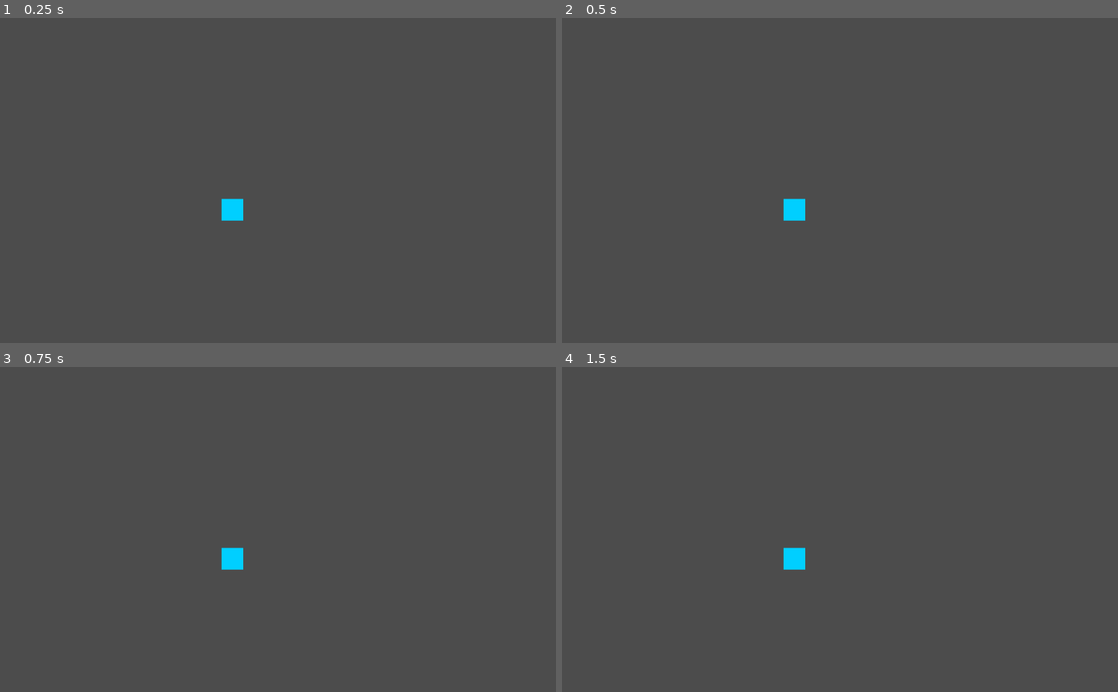
Above: before the commit, frames 1-4 (two rows, left to right).
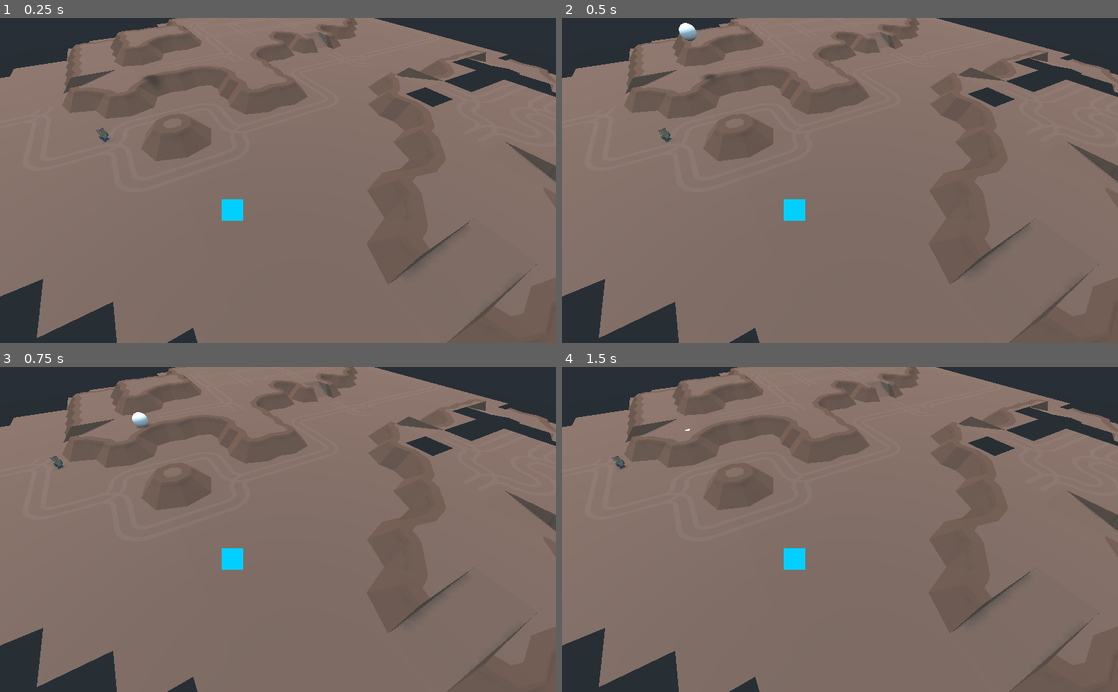
Above: after the commit, the same moments.

Repository: GameDrivenDesign/crusaders-guide-to-die-ning
Game: Godot game, scene res://game/game.tscn
Two runs of this game, one before a commit and one after it. Both use one fixed random seed, a clock stepped at 60 frames per second and the inputs below.
Inputs (mouse positions are in pixels of both pictures, inside the frame that each line leads up to):
- Up to frame 1 (0.25 s): no input
- Up to frame 2 (0.5 s): no input
- Up to frame 3 (0.75 s): tap Enter (ui_accept) at 0.5 s; move the mouse to (400, 513) at 0.52 s; hold Right (ui_right) from 0.53 s (still down); click (400, 513) at 0.6 s
- Up to frame 4 (1.5 s): tap Enter (ui_accept) at 0.77 s; move the mouse to (728, 545) at 1.27 s; release Right (ui_right) at 1.28 s; hold Down (ui_down) from 1.28 s (still down); click (728, 545) at 1.35 s

The runs differ from the first frame. In frame 1, 98% of the frame differs, in the area x 0-100%, y 0-100%; in frame 2, 98%; in frame 3, 98%; in frame 4, 98%.
Error in both runs: Assertion failed. (res://addons/multiplayer/NetworkGame.gd:84)

Commit message:
scale astronaut down, build scene

Diff:
--- a/astronaut/astronaut.tscn
+++ b/astronaut/astronaut.tscn
@@ -243,55 +243,64 @@
 "vertex_count": 54
 }
 
+[sub_resource type="CapsuleShape" id=7]
+radius = 0.105769
+height = 0.190701
+
 [node name="astronautA" type="KinematicBody"]
 script = ExtResource( 8 )
 
-[node name="armLeft" type="MeshInstance" parent="."]
-transform = Transform( 0.8584, 0, 0, 0, 0.8584, 0, 0, 0, 0.8584, 1.87, 0.473184, 1.5 )
+[node name="Spatial" type="Spatial" parent="."]
+transform = Transform( 0.5, 0, 0, 0, 0.5, 0, 0, 0, 0.5, 0, 0, 0 )
+
+[node name="armLeft" type="MeshInstance" parent="Spatial"]
+transform = Transform( 0.8584, 0, 0, 0, 0.8584, 0, 0, 0, 0.8584, -0.13, 0.473184, -0.0123243 )
 mesh = SubResource( 1 )
 skeleton = NodePath("")
 material/0 = null
 material/1 = null
 material/2 = null
 
-[node name="armRight" type="MeshInstance" parent="."]
-transform = Transform( 1, 0, 0, 0, 1, 0, 0, 0, 1, 2.13, 0.473184, 1.5 )
+[node name="armRight" type="MeshInstance" parent="Spatial"]
+transform = Transform( 1, 0, 0, 0, 1, 0, 0, 0, 1, 0.13, 0.473184, -0.0123243 )
 mesh = SubResource( 2 )
 skeleton = NodePath("")
 material/0 = null
 material/1 = null
 material/2 = null
 
-[node name="body" type="MeshInstance" parent="."]
-transform = Transform( 1, 0, 0, 0, 1, 0, 0, 0, 1, 2, 0.223184, 1.5 )
+[node name="body" type="MeshInstance" parent="Spatial"]
+transform = Transform( 1, 0, 0, 0, 1, 0, 0, 0, 1, 0, 0.223184, -0.0123243 )
 mesh = SubResource( 3 )
 skeleton = NodePath("")
 material/0 = null
 material/1 = null
 material/2 = null
 
-[node name="head" type="MeshInstance" parent="."]
-transform = Transform( 0.26, 0, 0, 0, 0.26, 0, 0, 0, 0.26, 2, 0.483184, 1.5 )
+[node name="head" type="MeshInstance" parent="Spatial"]
+transform = Transform( 0.26, 0, 0, 0, 0.26, 0, 0, 0, 0.26, 0, 0.483184, -0.0123243 )
 mesh = SubResource( 4 )
 skeleton = NodePath("")
 material/0 = null
 material/1 = null
 material/2 = null
 
-[node name="legLeft" type="MeshInstance" parent="."]
-transform = Transform( 1, 0, 0, 0, 1, 0, 0, 0, 1, 1.87, 0.223184, 1.5 )
+[node name="legLeft" type="MeshInstance" parent="Spatial"]
+transform = Transform( 1, 0, 0, 0, 1, 0, 0, 0, 1, -0.13, 0.223184, -0.0123243 )
 mesh = SubResource( 5 )
 skeleton = NodePath("")
 material/0 = null
 material/1 = null
 material/2 = null
 
-[node name="legRight" type="MeshInstance" parent="."]
-transform = Transform( 0.8584, 0, 0, 0, 0.8584, 0, 0, 0, 0.8584, 2.13, 0.223184, 1.5 )
+[node name="legRight" type="MeshInstance" parent="Spatial"]
+transform = Transform( 0.8584, 0, 0, 0, 0.8584, 0, 0, 0, 0.8584, 0.13, 0.223184, -0.0123243 )
 mesh = SubResource( 6 )
 skeleton = NodePath("")
 material/0 = null
 material/1 = null
 material/2 = null
 
-[node name="AnimationPlayer" type="AnimationPlayer" parent="."]
+[node name="CollisionShape" type="CollisionShape" parent="."]
+transform = Transform( 1, 0, 0, 0, -4.37114e-08, 1, 0, -1, -4.37114e-08, 0, 0.202295, 0 )
+shape = SubResource( 7 )
--- /dev/null
+++ b/game/game.gd
@@ -0,0 +1,44 @@
+extends Spatial
+
+onready var plane = Plane(Vector3(0, 1, 0), -0.75)
+
+var pointA = null
+var pointB = null
+
+func _process(delta):
+	if not Input.is_action_just_pressed("mouseDown"):
+		return
+
+	var position2D = get_viewport().get_mouse_position()
+	var camera = get_viewport().get_camera()
+	var position3D = plane.intersects_ray(
+						 camera.project_ray_origin(position2D),
+						 camera.project_ray_normal(position2D))
+	position3D = $Level/Navigation.get_closest_point(position3D)
+	if pointA:
+		pointB = position3D
+		_update_path()
+	else:
+		pointA = position3D
+	$astronaut.translation = position3D
+	print(position3D)
+
+func _update_path():
+	var p = $Level/Navigation.get_simple_path(pointA, pointB, true)
+	var path = Array(p)
+	print(path)
+	path.invert()
+
+	var im = ImmediateGeometry.new()
+	add_child(im)
+
+	im.clear()
+	im.set_material_override(SpatialMaterial.new())
+	im.begin(Mesh.PRIMITIVE_POINTS, null)
+	im.add_vertex(pointA + Vector3(0, 1, 0))
+	im.add_vertex(pointB + Vector3(0, 1, 0))
+	im.end()
+	im.begin(Mesh.PRIMITIVE_LINE_STRIP, null)
+	for x in p:
+		im.add_vertex(x + Vector3(0, 1, 0))
+	im.end()
--- a/game/game.tscn
+++ b/game/game.tscn
@@ -1,7 +1,10 @@
-[gd_scene load_steps=3 format=2]
+[gd_scene load_steps=6 format=2]
 
 [ext_resource path="res://addons/multiplayer/NetworkGame.gd" type="Script" id=1]
 [ext_resource path="res://player/player.tscn" type="PackedScene" id=2]
+[ext_resource path="res://game/game.gd" type="Script" id=3]
+[ext_resource path="res://levels/level.tscn" type="PackedScene" id=4]
+[ext_resource path="res://astronaut/astronaut.tscn" type="PackedScene" id=5]
 
 [node name="NetworkGame" type="Node"]
 script = ExtResource( 1 )
@@ -9,4 +12,21 @@
 ip = "gamedev.paulmethfessel.com"
 player_scene = ExtResource( 2 )
 
-[node name="game" type="Node2D" parent="."]
+[node name="game" type="Spatial" parent="."]
+script = ExtResource( 3 )
+
+[node name="Level" parent="game" instance=ExtResource( 4 )]
+transform = Transform( 1, 0, 0, 0, 1, 0, 0, 0, 1, 0, 0, 0 )
+
+[node name="astronaut" parent="game" instance=ExtResource( 5 )]
+transform = Transform( -0.707107, 0, 0.707107, 0, 1, 0, -0.707107, 0, -0.707107, -2.04863, 0, 1.18837 )
+
+[node name="Camera" type="Camera" parent="game"]
+transform = Transform( -0.5, 0.612372, -0.612372, 0, 0.707107, 0.707107, 0.866025, 0.353553, -0.353553, -9.49657, 4.09901, 2.59213 )
+fov = 67.7
+
+[node name="DirectionalLight" type="DirectionalLight" parent="game"]
+transform = Transform( 0.855898, 0.493938, 0.153181, -0.0861808, -0.15583, 0.984017, 0.509913, -0.85542, -0.0908067, 0, 0, 0 )
+shadow_enabled = true
+shadow_bias = 0.05
+shadow_contact = 0.05
--- a/levels/level.gd
+++ b/levels/level.gd
@@ -1,16 +1 @@
 extends Spatial
-
-
-# Declare member variables here. Examples:
-# var a = 2
-# var b = "text"
-
-
-# Called when the node enters the scene tree for the first time.
-func _ready():
-	pass # Replace with function body.
-
-
-# Called every frame. 'delta' is the elapsed time since the previous frame.
-#func _process(delta):
-#	pass
--- a/levels/level.tscn
+++ b/levels/level.tscn
@@ -15,7 +15,6 @@
 script = ExtResource( 2 )
 
 [node name="Navigation" type="Navigation" parent="."]
-transform = Transform( 1, 0, 0, 0, 1, 0, 0, 0, 1, 0, 0, 0 )
 
 [node name="GridMap" type="GridMap" parent="Navigation"]
 transform = Transform( 1, 0, 0, 0, 1, 0, 0, 0, 1, 0, -0.25, 0 )
Not shown: 1 places in astronaut/astronaut.tscn that only renumber resources
